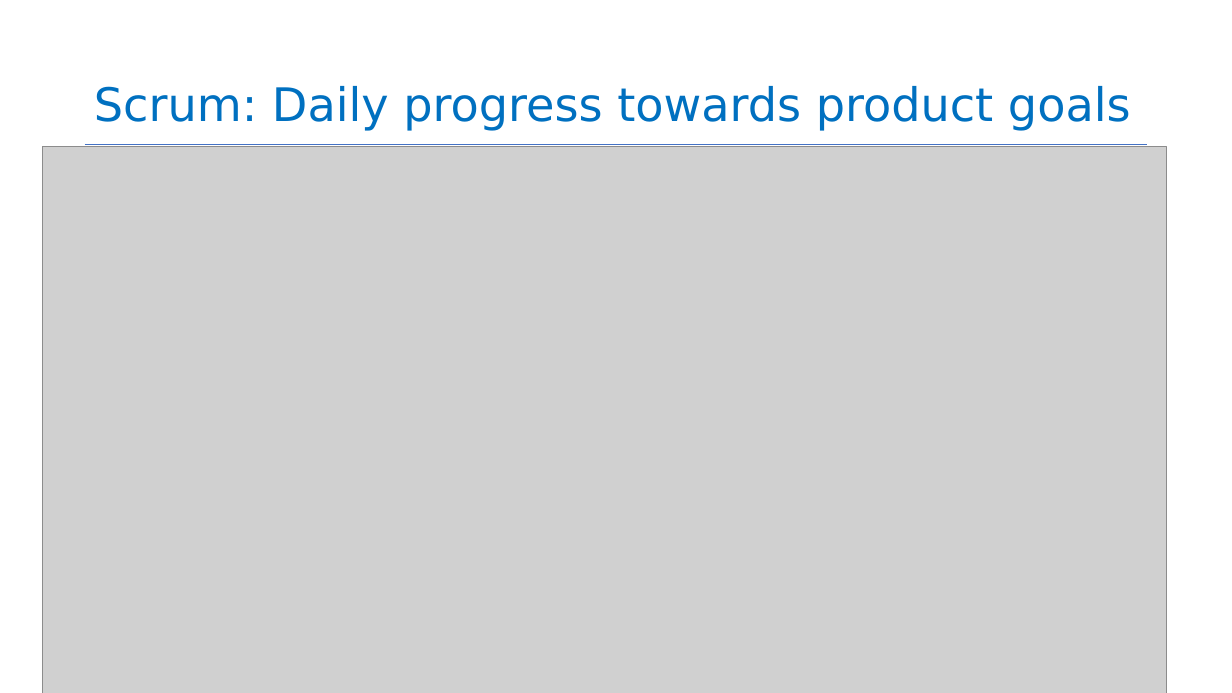
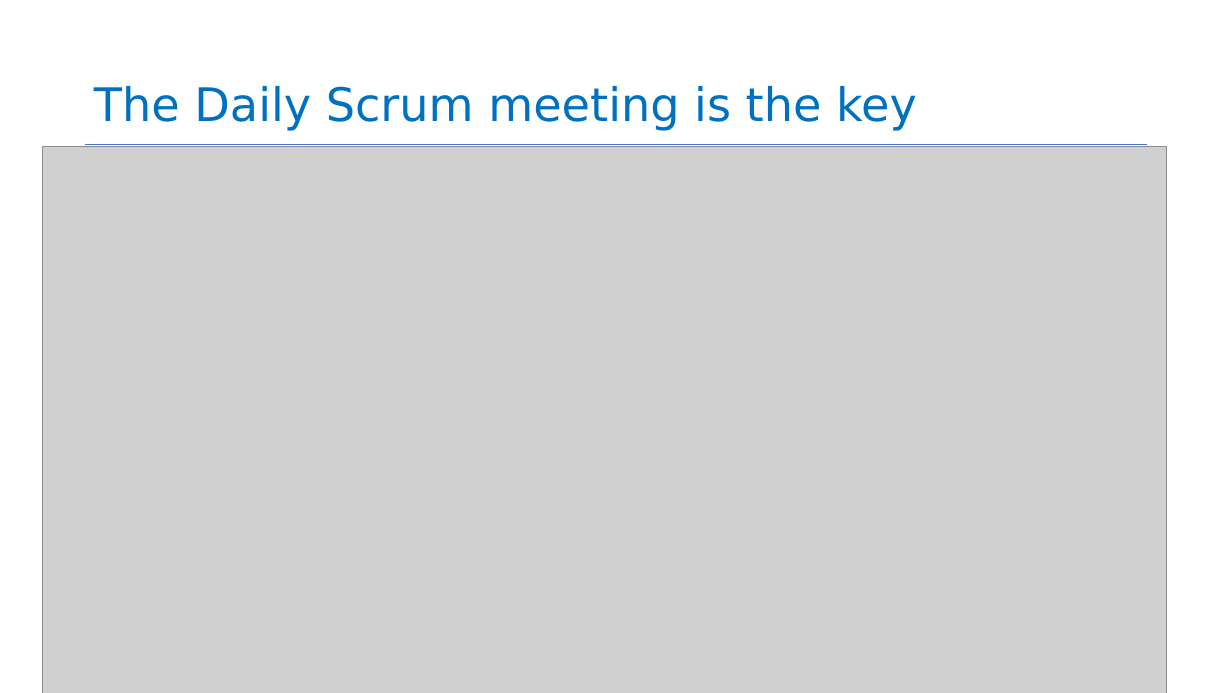
Before and after one commit to neu-se/CS4530-Fall-2024, a slide deck: slide 16 of Slides/Module 07.3 Agile Planning and Estimation.pptx. Drawn at 1232x693 pixels with LibreOffice and Linux fonts; fonts in the diff are those of the drawing; grey boxes stand for pictures. Boxes give left, top, right and bottom in pixels: in the first picture for what was removed or moved away, otherwise in the second. Text is boxed around its words. In the diff, an @@ line names an element or a change of style, - is before the commit and + after.

Commit message:
shuffled some slides, improved some titles

```diff
--- a/Slides/Module 07.3 Agile Planning and Estimation.pptx
+++ b/Slides/Module 07.3 Agile Planning and Estimation.pptx
@@ title at (94,86,917,131): text changed @@
-Scrum: Daily progress towards product goals
+The Daily Scrum meeting is the key
```
Also in this commit, not shown: 4 other slides changed, 4 other files.
